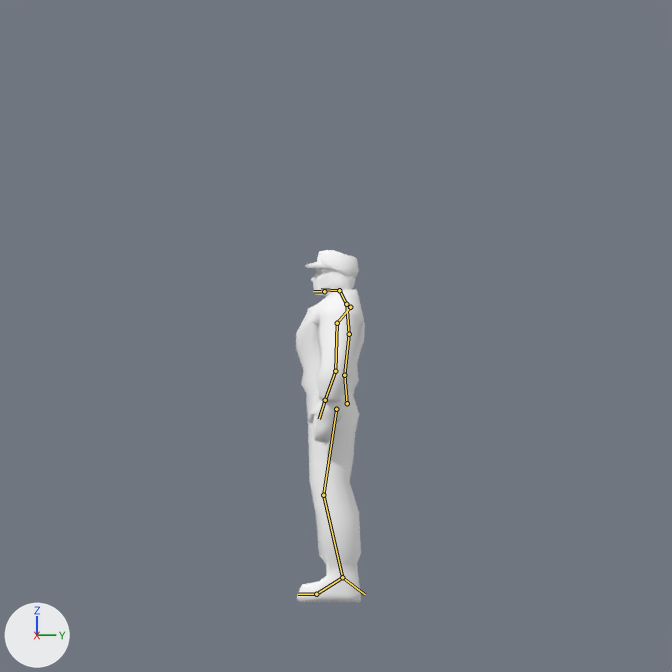
What one commit did to the Blender file trunk/data/blender/hero/heroken2.blend.
Both versions are drawn from the file's camera 'Camera'. The lights are fixed; the arrows at lower left show +X, +Y and +Z. Both versions are drawn at the pose saved in each file; the numbers are the values there. The bones that bend it are drawn over the model as lines.
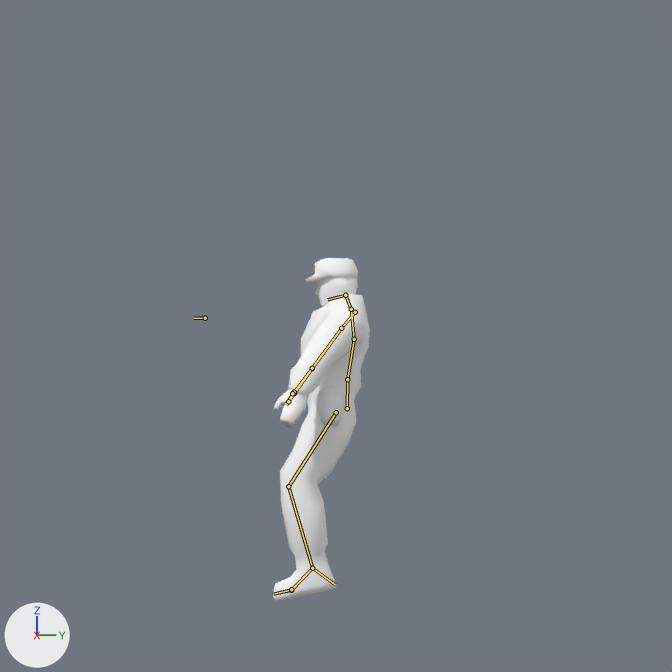
The change, as a list of edits to the scene's bpy script:
```text
Change bone_hip:
    where bone_hip = bpy.data.objects['Armature.Hero'].pose.bones['Hip']
    bone_hip.location: (0.0, 0.0, 0.0) -> (0.056, -0.062, 0.005)
    bone_hip.rotation_quaternion: (1.0, 0.0, 0.0, 0.0) -> (0.999, -0.051, 0.0, 0.0)  # degrees (0, 0, 0) -> degrees (-6, 0, 0)
Change bone_rower_back:
    where bone_rower_back = bpy.data.objects['Armature.Hero'].pose.bones['Rower Back']  # child of 'Hip'
    bone_rower_back.rotation_quaternion: (0.999, 0.052, 0.0, 0.0) -> (0.997, 0.081, 0.0, 0.0)  # degrees (6, 0, 0) -> degrees (9, 0, 0)
Change bone_upper_back:
    where bone_upper_back = bpy.data.objects['Armature.Hero'].pose.bones['Upper Back']  # child of 'Rower Back'
    bone_upper_back.rotation_quaternion: (1.0, 0.0, 0.0, 0.0) -> (1.0, 0.027, 0.0, 0.0)  # degrees (0, 0, 0) -> degrees (3, 0, 0)
Change bone_neck:
    where bone_neck = bpy.data.objects['Armature.Hero'].pose.bones['Neck']  # child of 'Upper Back'
    bone_neck.rotation_quaternion: (0.997, -0.08, 0.0, 0.0) -> (0.991, -0.135, 0.008, 0.016)  # degrees (-9, 0, 0) -> degrees (-16, 1, 2)
Change bone_head:
    where bone_head = bpy.data.objects['Armature.Hero'].pose.bones['Head']  # child of 'Neck'
    bone_head.rotation_quaternion: (1.0, 0.0, 0.0, 0.0) -> (0.981, -0.195, -0.001, -0.007)  # degrees (0, 0, 0) -> degrees (-22, 0, -1)
Change bone_upper_arm_r:
    where bone_upper_arm_r = bpy.data.objects['Armature.Hero'].pose.bones['Upper Arm.R']  # child of 'Shoulder.R'
    bone_upper_arm_r.rotation_quaternion: (1.0, 0.0, 0.0, 0.0) -> (0.456, -0.251, -0.477, -0.708)  # degrees (0, 0, 0) -> degrees (47, -52, -138)
Change bone_forearm_r:
    where bone_forearm_r = bpy.data.objects['Armature.Hero'].pose.bones['Forearm.R']  # child of 'Upper Arm.R'
    bone_forearm_r.rotation_quaternion: (1.0, 0.0, 0.0, 0.0) -> (0.991, -0.113, -0.057, 0.04)  # degrees (0, 0, 0) -> degrees (-13, -6, 5)
Change bone_hand_r:
    where bone_hand_r = bpy.data.objects['Armature.Hero'].pose.bones['Hand.R']  # child of 'Forearm.R'
    bone_hand_r.rotation_quaternion: (0.978, -0.013, 0.206, -0.014) -> (0.959, 0.234, -0.032, -0.153)  # degrees (-2, 24, -2) -> degrees (27, 1, -18)
Change bone_upper_arm_l:
    where bone_upper_arm_l = bpy.data.objects['Armature.Hero'].pose.bones['Upper Arm.L']  # child of 'Shoulder.L'
    bone_upper_arm_l.rotation_quaternion: (1.0, 0.0, 0.0, 0.0) -> (0.487, -0.234, 0.506, 0.672)  # degrees (0, 0, 0) -> degrees (50, 54, 135)
Change bone_forearm_l:
    where bone_forearm_l = bpy.data.objects['Armature.Hero'].pose.bones['Forearm.L']  # child of 'Upper Arm.L'
    bone_forearm_l.rotation_quaternion: (1.0, 0.0, 0.0, 0.0) -> (0.993, -0.106, -0.002, -0.054)  # degrees (0, 0, 0) -> degrees (-12, -1, -6)
Change bone_hand_l:
    where bone_hand_l = bpy.data.objects['Armature.Hero'].pose.bones['Hand.L']  # child of 'Forearm.L'
    bone_hand_l.rotation_quaternion: (0.978, -0.013, -0.206, 0.014) -> (0.961, 0.211, 0.034, 0.174)  # degrees (-2, -24, 2) -> degrees (25, 0, 20)
Change bone_upper_leg_r:
    where bone_upper_leg_r = bpy.data.objects['Armature.Hero'].pose.bones['Upper Leg.R']  # child of 'Hip'
    bone_upper_leg_r.rotation_quaternion: (1.0, 0.0, 0.0, 0.0) -> (0.981, -0.038, -0.19, -0.021)  # degrees (0, 0, 0) -> degrees (-4, -22, -2)
Change bone_foot_r:
    where bone_foot_r = bpy.data.objects['Armature.Hero'].pose.bones['Foot.R']  # child of 'Lower Leg.R'
    bone_foot_r.rotation_quaternion: (0.999, -0.026, -0.031, 0.02) -> (0.982, 0.045, 0.06, 0.173)  # degrees (-3, -4, 2) -> degrees (6, 6, 20)
Change bone_upper_leg_l:
    where bone_upper_leg_l = bpy.data.objects['Armature.Hero'].pose.bones['Upper Leg.L']  # child of 'Hip'
    bone_upper_leg_l.rotation_quaternion: (1.0, 0.0, 0.0, 0.0) -> (0.981, -0.038, 0.19, 0.021)  # degrees (0, 0, 0) -> degrees (-4, 22, 2)
Change bone_foot_l:
    where bone_foot_l = bpy.data.objects['Armature.Hero'].pose.bones['Foot.L']  # child of 'Lower Leg.L'
    bone_foot_l.rotation_quaternion: (0.999, -0.026, 0.031, -0.02) -> (0.981, 0.045, -0.064, -0.179)  # degrees (-3, 4, -2) -> degrees (6, -6, -21)
Change bone_ik_forearm_l:
    where bone_ik_forearm_l = bpy.data.objects['Armature.Hero'].pose.bones['IK_Forearm.L']
    bone_ik_forearm_l.location: (-0.723, -1.062, 0.208) -> (-0.584, -0.957, 0.627)
Change bone_ik_forearm_r:
    where bone_ik_forearm_r = bpy.data.objects['Armature.Hero'].pose.bones['IK_Forearm.R']
    bone_ik_forearm_r.location: (0.723, -1.062, 0.208) -> (0.693, -1.073, 0.678)
Change bone_ik_lower_leg_r:
    where bone_ik_lower_leg_r = bpy.data.objects['Armature.Hero'].pose.bones['IK_Lower Leg.R']
    bone_ik_lower_leg_r.location: (0.2, 0.0, 0.0) -> (0.265, -0.383, -0.128)
Change bone_ik_lower_leg_l:
    where bone_ik_lower_leg_l = bpy.data.objects['Armature.Hero'].pose.bones['IK_Lower Leg.L']
    bone_ik_lower_leg_l.location: (-0.2, 0.0, 0.0) -> (-0.265, -0.383, -0.128)
```

Location of each change, [x1, y1, x2, y2] in pixels of the pictures (672 x 672 px):
'Cube.019', posed (40% wider)
    before: [296, 289, 365, 602]
    after: [273, 293, 370, 602]
'Cube.001', posed
    before: [305, 250, 359, 297]
    after: [305, 258, 358, 306]
bone 'Hip', root to tip
    before: (347, 403) to (344, 375)
    after: (347, 408) to (347, 379)
bone 'Rower Back', root to tip
    before: (344, 375) to (349, 334)
    after: (347, 379) to (354, 339)
bone 'Upper Back', root to tip
    before: (349, 334) to (346, 304)
    after: (354, 339) to (351, 309)
bone 'Neck', root to tip
    before: (346, 304) to (339, 290)
    after: (351, 309) to (345, 295)
bone 'Head', root to tip
    before: (339, 290) to (321, 289)
    after: (345, 295) to (327, 299)
bone 'Upper Arm.R', root to tip
    before: (337, 323) to (335, 371)
    after: (341, 328) to (312, 368)
bone 'Forearm.R', root to tip
    before: (335, 371) to (325, 400)
    after: (312, 368) to (294, 393)
bone 'Hand.R', root to tip
    before: (325, 400) to (319, 419)
    after: (294, 393) to (286, 405)
bone 'Upper Arm.L', root to tip
    before: (337, 323) to (335, 371)
    after: (341, 328) to (312, 368)
bone 'Forearm.L', root to tip
    before: (335, 371) to (325, 400)
    after: (312, 368) to (294, 392)
bone 'Hand.L', root to tip
    before: (325, 400) to (319, 419)
    after: (294, 392) to (286, 403)
bone 'Upper Leg.R', root to tip
    before: (336, 409) to (323, 495)
    after: (336, 412) to (288, 486)
bone 'Foot.R', root to tip
    before: (342, 577) to (316, 594)
    after: (312, 568) to (291, 590)
bone 'Upper Leg.L', root to tip
    before: (336, 409) to (323, 495)
    after: (336, 412) to (288, 486)
bone 'Foot.L', root to tip
    before: (342, 577) to (316, 594)
    after: (312, 568) to (291, 589)
bone 'IK_Forearm.L', root to tip
    before: (325, 400) to (325, 402)
    after: (292, 393) to (292, 395)
bone 'IK_Forearm.R', root to tip
    before: (325, 400) to (325, 402)
    after: (288, 401) to (288, 403)
bone 'IK_Lower Leg.R', root to tip
    before: (342, 577) to (365, 594)
    after: (312, 568) to (335, 584)
bone 'IK_Lower Leg.L', root to tip
    before: (342, 577) to (365, 594)
    after: (312, 568) to (335, 584)
